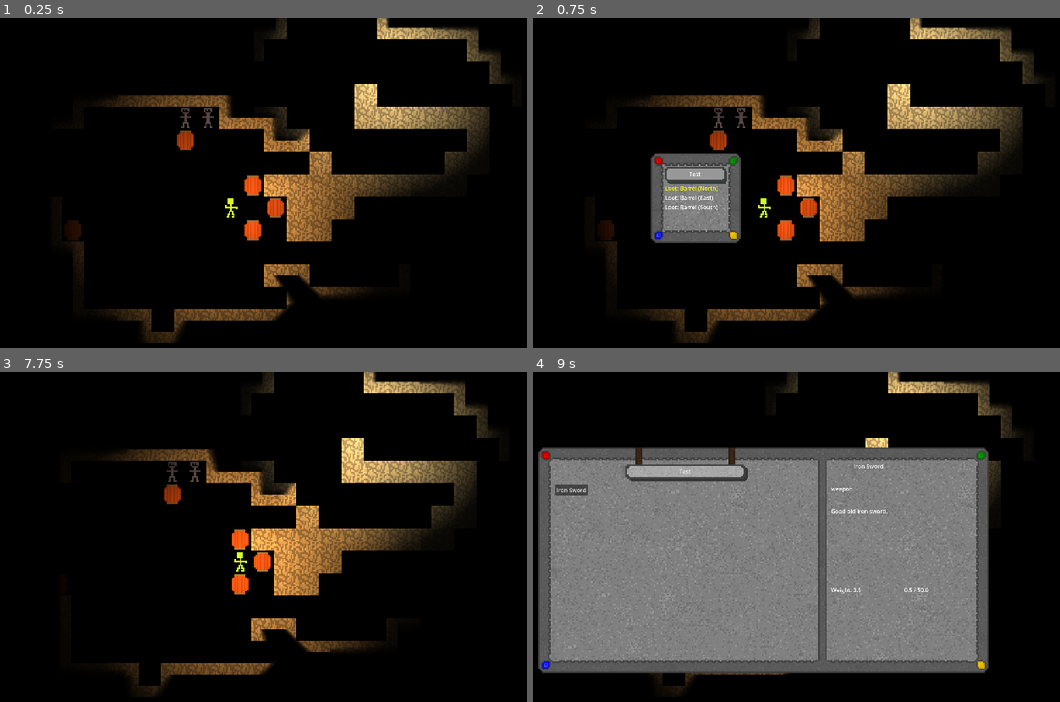
Above: before the commit, frames 1-4 (two rows, left to right).
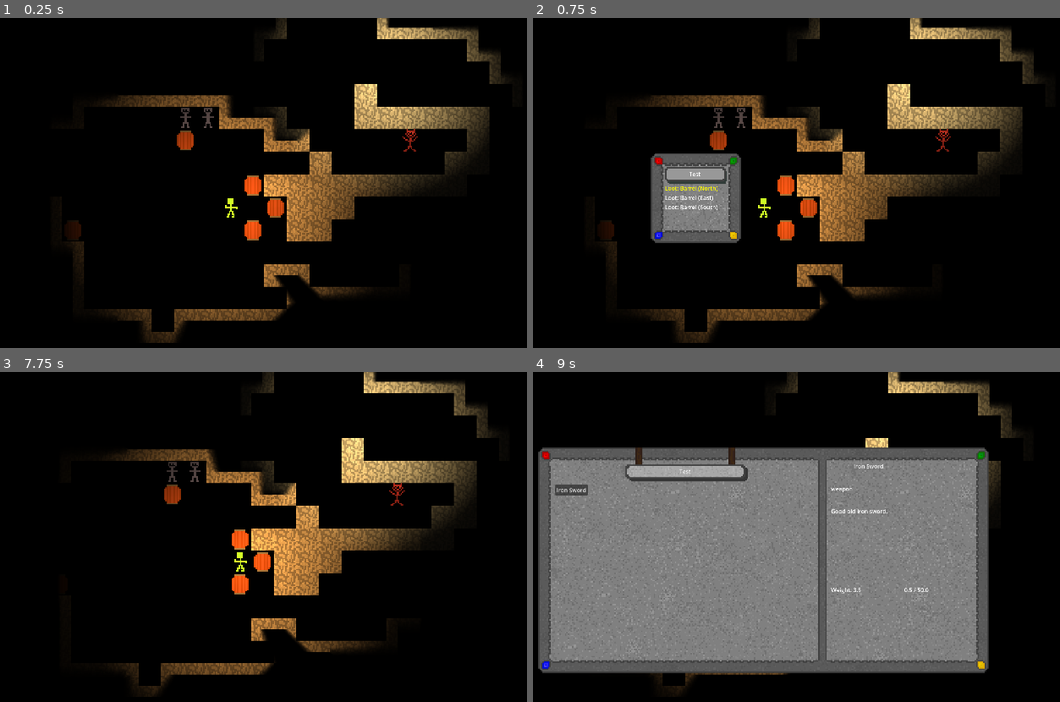
Above: after the commit, the same moments.

Repository: E-Rodowicz/Project-Fantasy
Game: Godot game, scene res://scenes/levels/world.tscn
Same seed, same stepped clock (60 frames per second), same inputs: the game is played once before the commit and once after it.
Inputs:
- Up to frame 1 (0.25 s): no input
- Up to frame 2 (0.75 s): tap Enter at 0.5 s; hold Right (ui_right) from 0.53 s (still down); hold E (interact) from 0.53 s (still down)
- Up to frame 3 (7.75 s): tap Space (precise_move) at 1.25, 2.75, 2.85, 4.25 s; release Right (ui_right) at 1.28 s; release E (interact) at 1.28 s; hold Down (ui_down) 1.28-2.03 s; tap C (open_character) at 1.35 s; tap Enter at 2, 3.5 s; hold Right (ui_right) 2.03-2.78 s; hold J (open_journal) 2.03-2.78 s; hold Up (ui_up) 2.78-3.53 s; hold Left (ui_left) 3.53-5 s; tap Shift (precision) at 3.6 s; tap E (interact) at 4.35 s; click "Health Potion" at 5 s; hold Down (ui_down) 5.78-6.53 s; hold C (open_character) 5.78-6.53 s; hold Right (ui_right) 6.53-7.28 s; tap J (open_journal) at 6.6 s; hold Up (ui_up) from 7.28 s (still down); hold Space (precise_move) from 7.28 s (still down)
- Up to frame 4 (9 s): release Up (ui_up) at 8.03 s; release Space (precise_move) at 8.03 s; hold Right (ui_right) 8.03-8.78 s; tap Shift (precision) at 8.1 s; hold Down (ui_down) from 8.78 s (still down); hold E (interact) from 8.78 s (still down)

The runs differ from the first frame. In frame 1, less than 0.1% of the frame differs, in the area x 76-80%, y 33-41%; in frame 2, less than 0.1%; in frame 3, less than 0.1%, in the area x 73-77%, y 33-41%; in frame 4, nothing differs.

Commit message:
Started making enemy AI
So far have done basci player detection in circle radius, blocked by walls.

Diff:
--- a/project.godot
+++ b/project.godot
@@ -141,6 +141,7 @@
 
 3d_physics/layer_1="world"
 3d_physics/layer_2="interactable"
+3d_physics/layer_3="player"
 
 [physics]
 
@@ -148,6 +149,7 @@
 
 [rendering]
 
+textures/canvas_textures/default_texture_filter=0
 rendering_device/driver.windows="d3d12"
 renderer/rendering_method="gl_compatibility"
 renderer/rendering_method.mobile="gl_compatibility"
--- /dev/null
+++ b/scenes/entities/enemy/enemy_test.gd
@@ -0,0 +1,47 @@
+extends CharacterBody2D
+
+signal battle_started(enemy, player)
+
+@export var vision_radius: float = 80.0
+
+var player_in_range: bool = false
+var player_ref: Node2D = null
+var battle_triggered: bool = false
+
+@onready var vision_area = $vision_area
+
+func _ready() -> void:
+	vision_area.body_entered.connect(_on_body_entered)
+	vision_area.body_exited.connect(_on_body_exited)
+	print("Enemy ready, vision area: ", vision_area)
+
+func _physics_process(_delta: float) -> void:
+	if player_in_range and player_ref and not battle_triggered:
+		print("Checking line of sight...")
+		if _has_line_of_sight():
+			battle_triggered = true
+			print("Battle started!")
+			emit_signal("battle_started", self, player_ref)
+
+func _on_body_entered(body: Node2D) -> void:
+	print("Body entered vision: ", body.name, " groups: ", body.get_groups())
+	if body.is_in_group("player"):
+		player_in_range = true
+		player_ref = body
+
+func _on_body_exited(body: Node2D) -> void:
+	if body.is_in_group("player"):
+		player_in_range = false
+		player_ref = null
+
+func _has_line_of_sight() -> bool:
+	var space_state = get_world_2d().direct_space_state
+	var query = PhysicsRayQueryParameters2D.create(
+		global_position,
+		player_ref.global_position
+	)
+	query.collision_mask = 1
+	query.exclude = [get_rid()]
+	var result = space_state.intersect_ray(query)
+	print("Ray hit: ", result.get("collider", "nothing"))
+	return result.is_empty()
--- /dev/null
+++ b/scenes/entities/enemy/enemy_test.tscn
@@ -0,0 +1,28 @@
+[gd_scene format=3 uid="uid://b01xmgu1h57gj"]
+
+[ext_resource type="Script" uid="uid://dhjb6wb467far" path="res://scenes/entities/enemy/enemy_test.gd" id="1_gls25"]
+[ext_resource type="Texture2D" uid="uid://bcvcqivu8b78g" path="res://assets/sprites/enemy_test.png" id="1_x32sg"]
+
+[sub_resource type="RectangleShape2D" id="RectangleShape2D_gls25"]
+size = Vector2(8, 8)
+
+[sub_resource type="CircleShape2D" id="CircleShape2D_s5460"]
+radius = 70.0
+
+[node name="enemy_test" type="CharacterBody2D" unique_id=837642104]
+collision_mask = 8
+script = ExtResource("1_gls25")
+
+[node name="enemy_test_sprite" type="Sprite2D" parent="." unique_id=2100081684]
+texture_filter = 1
+texture = ExtResource("1_x32sg")
+
+[node name="CollisionShape2D" type="CollisionShape2D" parent="." unique_id=925387822]
+shape = SubResource("RectangleShape2D_gls25")
+
+[node name="vision_area" type="Area2D" parent="." unique_id=1040886314]
+collision_layer = 0
+collision_mask = 4
+
+[node name="visiona_area_collision" type="CollisionShape2D" parent="vision_area" unique_id=1821366370]
+shape = SubResource("CircleShape2D_s5460")
--- a/scenes/entities/player/player.tscn
+++ b/scenes/entities/player/player.tscn
@@ -206,7 +206,8 @@
 [sub_resource type="RectangleShape2D" id="RectangleShape2D_1hmtu"]
 size = Vector2(8, 8)
 
-[node name="player" type="CharacterBody2D" unique_id=988403666]
+[node name="player" type="CharacterBody2D" unique_id=988403666 groups=["player"]]
+collision_layer = 4
 script = ExtResource("1_bjvvg")
 
 [node name="player_sprite" type="Sprite2D" parent="." unique_id=1406068136]
@@ -217,7 +218,7 @@
 [node name="RemoteTransform2D" type="RemoteTransform2D" parent="player_sprite" unique_id=1957741297]
 remote_path = NodePath("../../player_camera")
 
-[node name="PointLight2D" type="PointLight2D" parent="player_sprite" unique_id=1247808915 groups=["player"]]
+[node name="PointLight2D" type="PointLight2D" parent="player_sprite" unique_id=1247808915]
 color = Color(1, 0.6811249, 0.3215686, 1)
 energy = 2.0
 shadow_enabled = true
--- a/scenes/levels/world.tscn
+++ b/scenes/levels/world.tscn
@@ -4,6 +4,7 @@
 [ext_resource type="Texture2D" uid="uid://bm8efun1xgjce" path="res://assets/sprites/stone_wall_test.png" id="2_7k8c1"]
 [ext_resource type="PackedScene" uid="uid://csowg64ha1rbf" path="res://scenes/items/barrel.tscn" id="3_lfyvx"]
 [ext_resource type="PackedScene" uid="uid://273ex68u0f8v" path="res://scenes/entities/npc/npc.tscn" id="4_w2p53"]
+[ext_resource type="PackedScene" uid="uid://b01xmgu1h57gj" path="res://scenes/entities/enemy/enemy_test.tscn" id="5_7xgas"]
 
 [sub_resource type="TileSetAtlasSource" id="TileSetAtlasSource_lfyvx"]
 texture = ExtResource("2_7k8c1")
@@ -90,3 +91,6 @@
 texture = SubResource("GradientTexture2D_w2p53")
 texture_scale = 3.0
 height = 16.0
+
+[node name="enemy_test" parent="." unique_id=837642104 instance=ExtResource("5_7xgas")]
+position = Vector2(120, -56)
Binary file added: assets/sprites/enemy_test.png
Not shown, added: assets/sprites/enemy_test.png.import
Not shown, added: scenes/entities/enemy/enemy_test.gd.uid
